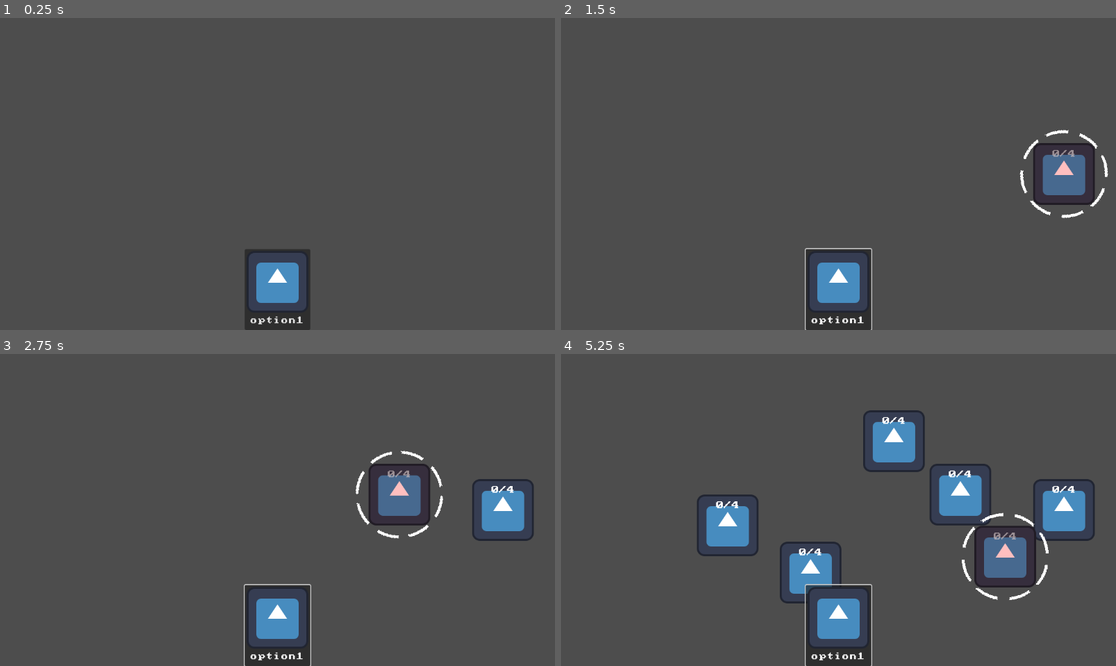
Above: before the commit, frames 1-4 (two rows, left to right).
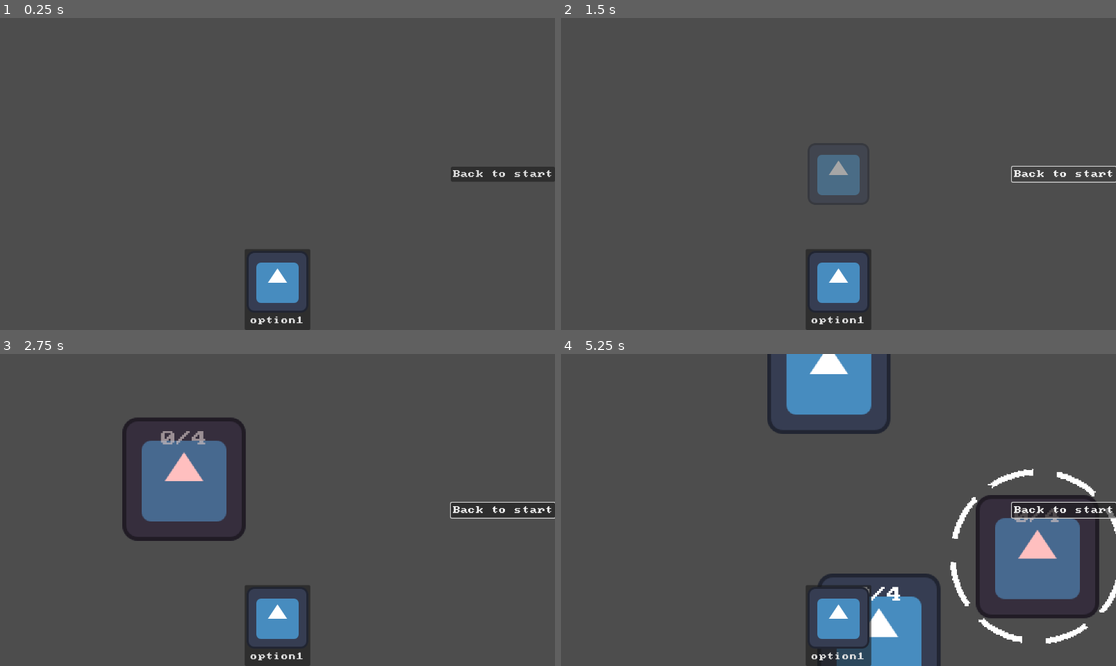
Above: after the commit, the same moments.

Repository: Iviv122/swiatlowod-2
Game: Godot game, scene res://main.tscn
Same seed, same stepped clock (60 frames per second), same inputs: the game is played once before the commit and once after it. The engine's default icon, where the game draws it, is replaced by a stand-in: a white triangle on a blue panel in a dark square.
Inputs (mouse positions are in pixels of both pictures, inside the frame that each line leads up to):
- Up to frame 1 (0.25 s): no input
- Up to frame 2 (1.5 s): click "option1" at 0.5 s; click (1066, 174) at 1.25 s, where only the run after the commit has a clickable "Back to start"
- Up to frame 3 (2.75 s): move the mouse to (399, 494) at 2.02 s; press the mouse at (399, 494) at 2.03 s; hold D (right, bound only after the commit) from 2.03 s (still down); tap Mouse wheel up (zoomin, bound only after the commit) at 2.3 s
- Up to frame 4 (5.25 s): release D (right, bound only after the commit) at 2.75 s; release the mouse at (960, 494) at 2.75 s; drag from (727, 525) to (810, 572) at 2.77 s; move the mouse to (894, 441) at 3.52 s; hold D (right, bound only after the commit) 3.53-4.25 s; hold Mouse wheel down (zoomout, bound only after the commit) 3.53-4.25 s; click (894, 441) at 3.8 s; drag from (810, 572) to (672, 463) at 4.27 s; move the mouse to (1005, 556) at 5.02 s; hold A (left, bound only after the commit) from 5.03 s (still down); hold Mouse wheel up (zoomin, bound only after the commit) from 5.03 s (still down); click (1005, 556) at 5.17 s

The runs differ from the first frame. In frame 1, 0.8% of the frame differs, in the area x 81-100%, y 47-53%; in frame 2, 3.7%; in frame 3, 13%; in frame 4, 20%, in the area x 24-100%, y 0-100%.

Commit message:
camera movemnt

Diff:
--- a/main.tscn
+++ b/main.tscn
@@ -1,9 +1,11 @@
-[gd_scene load_steps=5 format=3 uid="uid://c2swm0qftsr7y"]
+[gd_scene load_steps=7 format=3 uid="uid://c2swm0qftsr7y"]
 
 [ext_resource type="Script" uid="uid://g0gktq42cgrq" path="res://objects/ui/function_select.gd" id="1_0xm2m"]
 [ext_resource type="Script" uid="uid://cjqnn4475ilyy" path="res://objects/ui/mouse.gd" id="1_h2yge"]
 [ext_resource type="PackedScene" uid="uid://c0uoji56xna3x" path="res://prefabs/component.tscn" id="2_1bvp3"]
 [ext_resource type="Resource" uid="uid://dng6afw2b1ax4" path="res://assets/sample.tres" id="4_1bvp3"]
+[ext_resource type="Script" uid="uid://coyx87dugdujn" path="res://objects/camera/camera_return_to_origin.gd" id="5_lquwl"]
+[ext_resource type="Script" uid="uid://dumw5oi7t7v2" path="res://objects/camera/camera_move.gd" id="6_7mycd"]
 
 [node name="Node2D" type="Node2D"]
 
@@ -35,3 +37,24 @@
 res = ExtResource("4_1bvp3")
 mouse = NodePath("../../../Mouse")
 metadata/_custom_type_script = "uid://g0gktq42cgrq"
+
+[node name="CameraReturnToOrigin" type="Button" parent="CanvasLayer" node_paths=PackedStringArray("cam")]
+anchors_preset = 6
+anchor_left = 1.0
+anchor_top = 0.5
+anchor_right = 1.0
+anchor_bottom = 0.5
+offset_left = -106.0
+offset_top = -15.5
+offset_bottom = 15.5
+grow_horizontal = 0
+grow_vertical = 2
+text = "Back to start"
+script = ExtResource("5_lquwl")
+cam = NodePath("../../CameraMove")
+metadata/_custom_type_script = "uid://coyx87dugdujn"
+
+[node name="CameraMove" type="Camera2D" parent="."]
+script = ExtResource("6_7mycd")
+Speed = 500.0
+metadata/_custom_type_script = "uid://dumw5oi7t7v2"
--- /dev/null
+++ b/objects/camera/camera_move.gd
@@ -0,0 +1,60 @@
+extends Camera2D
+class_name CameraMove
+
+@export var Speed: float = 1
+
+@export var MaxZoom: int = 4
+
+var dir: Vector2 = Vector2(0, 0)
+
+var dragging: bool = false
+var drag_start_mouse_pos: Vector2
+var drag_start_camera_pos: Vector2
+
+func _input(event: InputEvent) -> void:
+	if event.is_action_pressed("left"):
+		dir.x -= 1
+	if event.is_action_released("left"):
+		dir.x += 1
+	if event.is_action_pressed("right"):
+		dir.x += 1
+	if event.is_action_released("right"):
+		dir.x -= 1
+
+	if event.is_action_pressed("up"):
+		dir.y -= 1
+	if event.is_action_released("up"):
+		dir.y += 1
+	if event.is_action_pressed("down"):
+		dir.y += 1
+	if event.is_action_released("down"):
+		dir.y -= 1
+
+	if event.is_action_pressed("zoomin"):
+		zoom.x = min(zoom.x+1,MaxZoom)
+		zoom.y = min(zoom.y+1,MaxZoom)
+	if event.is_action_pressed("zoomout"):
+		zoom.x -= 1
+		zoom.y -= 1
+
+	if event is InputEventMouseButton:
+		var mouse_event := event as InputEventMouseButton
+		if mouse_event.button_index == MOUSE_BUTTON_MIDDLE:
+			if mouse_event.pressed:
+				dragging = true
+				drag_start_mouse_pos = get_viewport().get_mouse_position()
+				drag_start_camera_pos = position
+			else:
+				dragging = false
+
+func _process(delta: float) -> void:
+	position += dir * Speed * delta
+
+	if dragging:
+		var current_mouse_pos = get_viewport().get_mouse_position()
+		var off = (drag_start_mouse_pos - current_mouse_pos) * zoom
+		position = drag_start_camera_pos + off
+
+	var half_viewport = get_viewport_rect().size / 2 * zoom
+	position.x = clamp(position.x, limit_left + half_viewport.x, limit_right - half_viewport.x)
+	position.y = clamp(position.y, limit_top + half_viewport.y, limit_bottom - half_viewport.y)
--- /dev/null
+++ b/objects/camera/camera_return_to_origin.gd
@@ -0,0 +1,12 @@
+extends Button
+class_name CameraReturnToOrigin
+
+@export var cam : CameraMove
+var tween : Tween
+
+func _pressed() -> void:
+	if tween:
+		tween.kill()
+
+	tween = create_tween()
+	tween.tween_property(cam,"global_position",Vector2(0,0),0.3).set_trans(Tween.TRANS_SINE)
--- a/objects/ui/mouse.gd
+++ b/objects/ui/mouse.gd
@@ -118,9 +118,9 @@
 func _unhandled_input(event: InputEvent) -> void:
 
 	if event is InputEventMouseMotion:
-		move(event.global_position)
+		move(get_global_mouse_position())
 	if event.is_action_pressed("place"):
-		move(event.global_position)
+		move(get_global_mouse_position())
 		if current_state == MouseState.Placing:
 			place()
 		elif current_state == MouseState.Wiring:
@@ -130,7 +130,7 @@
 		else:
 			# play sound of incorect placing
 			pass
-		move(event.global_position)
+		move(get_global_mouse_position())
 	if event.is_action("cancel"):
 		cancel()
 
--- a/project.godot
+++ b/project.godot
@@ -43,6 +43,40 @@
 "events": [Object(InputEventMouseButton,"resource_local_to_scene":false,"resource_name":"","device":-1,"window_id":0,"a …(253 unchanged characters)…
 ]
 }
+left={
+"deadzone": 0.2,
+"events": [Object(InputEventKey,"resource_local_to_scene":false,"resource_name":"","device":-1,"window_id":0,"alt_pressed":false,"shift_pressed":false,"ctrl_pressed":false,"meta_pressed":false,"pressed":false,"keycode":0,"physical_keycode":65,"key_label":0,"unicode":97,"location":0,"echo":false,"script":null)
+, Object(InputEventKey,"resource_local_to_scene":false,"resource_name":"","device":-1,"window_id":0,"alt_pressed":false,"shift_pressed":false,"ctrl_pressed":false,"meta_pressed":false,"pressed":false,"keycode":0,"physical_keycode":4194319,"key_label":0,"unicode":0,"location":0,"echo":false,"script":null)
+]
+}
+right={
+"deadzone": 0.2,
+"events": [Object(InputEventKey,"resource_local_to_scene":false,"resource_name":"","device":-1,"window_id":0,"alt_pressed":false,"shift_pressed":false,"ctrl_pressed":false,"meta_pressed":false,"pressed":false,"keycode":0,"physical_keycode":68,"key_label":0,"unicode":100,"location":0,"echo":false,"script":null)
+, Object(InputEventKey,"resource_local_to_scene":false,"resource_name":"","device":-1,"window_id":0,"alt_pressed":false,"shift_pressed":false,"ctrl_pressed":false,"meta_pressed":false,"pressed":false,"keycode":0,"physical_keycode":4194321,"key_label":0,"unicode":0,"location":0,"echo":false,"script":null)
+]
+}
+down={
+"deadzone": 0.2,
+"events": [Object(InputEventKey,"resource_local_to_scene":false,"resource_name":"","device":-1,"window_id":0,"alt_pressed":false,"shift_pressed":false,"ctrl_pressed":false,"meta_pressed":false,"pressed":false,"keycode":0,"physical_keycode":4194322,"key_label":0,"unicode":0,"location":0,"echo":false,"script":null)
+, Object(InputEventKey,"resource_local_to_scene":false,"resource_name":"","device":-1,"window_id":0,"alt_pressed":false,"shift_pressed":false,"ctrl_pressed":false,"meta_pressed":false,"pressed":false,"keycode":0,"physical_keycode":83,"key_label":0,"unicode":115,"location":0,"echo":false,"script":null)
+]
+}
+up={
+"deadzone": 0.2,
+"events": [Object(InputEventKey,"resource_local_to_scene":false,"resource_name":"","device":-1,"window_id":0,"alt_pressed":false,"shift_pressed":false,"ctrl_pressed":false,"meta_pressed":false,"pressed":false,"keycode":0,"physical_keycode":87,"key_label":0,"unicode":119,"location":0,"echo":false,"script":null)
+, Object(InputEventKey,"resource_local_to_scene":false,"resource_name":"","device":-1,"window_id":0,"alt_pressed":false,"shift_pressed":false,"ctrl_pressed":false,"meta_pressed":false,"pressed":false,"keycode":0,"physical_keycode":4194320,"key_label":0,"unicode":0,"location":0,"echo":false,"script":null)
+]
+}
+zoomin={
+"deadzone": 0.2,
+"events": [Object(InputEventMouseButton,"resource_local_to_scene":false,"resource_name":"","device":-1,"window_id":0,"alt_pressed":false,"shift_pressed":false,"ctrl_pressed":false,"meta_pressed":false,"button_mask":0,"position":Vector2(0, 0),"global_position":Vector2(0, 0),"factor":1.0,"button_index":4,"canceled":false,"pressed":false,"double_click":false,"script":null)
+]
+}
+zoomout={
+"deadzone": 0.2,
+"events": [Object(InputEventMouseButton,"resource_local_to_scene":false,"resource_name":"","device":-1,"window_id":0,"alt_pressed":false,"shift_pressed":false,"ctrl_pressed":false,"meta_pressed":false,"button_mask":0,"position":Vector2(0, 0),"global_position":Vector2(0, 0),"factor":1.0,"button_index":5,"canceled":false,"pressed":false,"double_click":false,"script":null)
+]
+}
 
 [rendering]
 
Not shown, added: objects/camera/camera_move.gd.uid
Not shown, added: objects/camera/camera_return_to_origin.gd.uid
